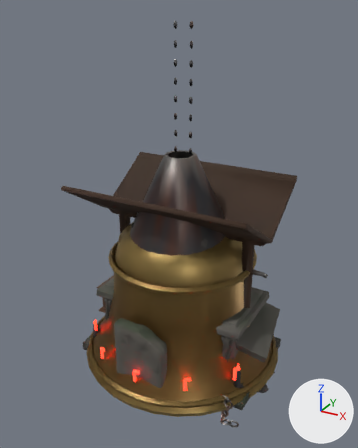
Renders of the glTF model juego/web/public/modelos/sangre/cosas.glb from each side of a commit.
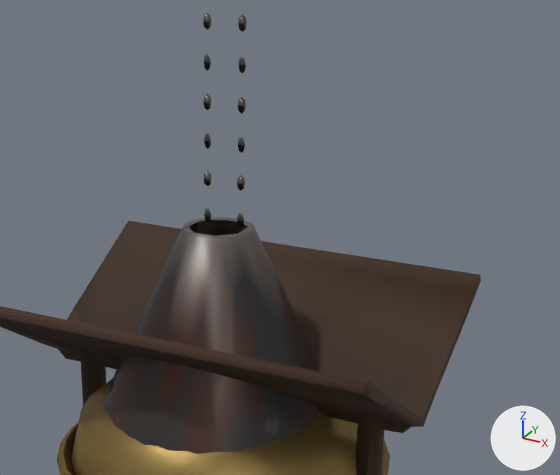
There are two pictures of each version: one whole from a camera (50 mm lens) standing at (2.21, -4.1, 3.59) and looking at (-0.01, -0.05, 1.57), one close up on the part from 23% to 93% of the width and 12% to 59% of the height. The axes (+X, +Y, +Z) are drawn at lower right. The lights are the same throughout. The older version's two pictures come first. Where no turn or scale is listed for an object, it has been applied to the vertices. Vertices at exactly the same position are counted once.

Before the edit, the objects in view are built like this:
```python
me_c_campana_extraccion_cuerpo = bpy.data.meshes.new('c_campana_extraccion.cuerpo')
me_c_campana_extraccion_cuerpo.from_pydata(...)  # 1283 vertices, 2506 faces; spans x -1.0..1.0, y -1.0..1.0, z -0.94..0.94
# faces by material slot: [2266, 240]
me_c_campana_extraccion_cuerpo.materials.append(mat_sg_metal)
me_c_campana_extraccion_cuerpo.materials.append(mat_sg_brillo_rojo)
me_c_forja_cuerpo = bpy.data.meshes.new('c_forja.cuerpo')
me_c_forja_cuerpo.from_pydata(...)  # 1816 vertices, 3487 faces; spans x -0.79..0.79, y -0.8..0.8, z -1.15..1.15
# faces by material slot: [1181, 259, 144, 1903]
me_c_forja_cuerpo.materials.append(mat_sg_base)
me_c_forja_cuerpo.materials.append(mat_sg_brillo_fuego)
me_c_forja_cuerpo.materials.append(mat_sg_brillo_ambar)
me_c_forja_cuerpo.materials.append(mat_sg_metal)
me_c_pozo_almas_cuerpo = bpy.data.meshes.new('c_pozo_almas.cuerpo')
me_c_pozo_almas_cuerpo.from_pydata(...)  # 1506 vertices, 2972 faces; spans x -0.9..0.9, y -0.72..0.72, z -1.0..1.0
# faces by material slot: [2338, 38, 288, 308]
me_c_pozo_almas_cuerpo.materials.append(mat_sg_base)
me_c_pozo_almas_cuerpo.materials.append(mat_sg_espectro)
me_c_pozo_almas_cuerpo.materials.append(mat_sg_brillo_azul)
me_c_pozo_almas_cuerpo.materials.append(mat_sg_metal)
ob_cuerpo_010 = bpy.data.objects.new('cuerpo.010', me_c_campana_extraccion_cuerpo)
ob_cuerpo_010.parent = ob_c_campana_extraccion
ob_cuerpo_010.location = (0.0, 0.0, 1.017)
ob_cuerpo_010.scale = (1.08, 1.08, 1.08)
ob_cuerpo_018 = bpy.data.objects.new('cuerpo.018', me_c_pozo_almas_cuerpo)
ob_cuerpo_018.parent = ob_c_pozo_almas
ob_cuerpo_018.location = (0.000156, -0.00616, 0.964)
ob_cuerpo_018.scale = (1.05, 1.05, 1.05)
ob_cuerpo_019 = bpy.data.objects.new('cuerpo.019', me_c_forja_cuerpo)
ob_cuerpo_019.location = (-0.179, 0.194, 1.141)
# also in view: 'extra_cadenas' at (0.0, 0.0, 2.72)
```
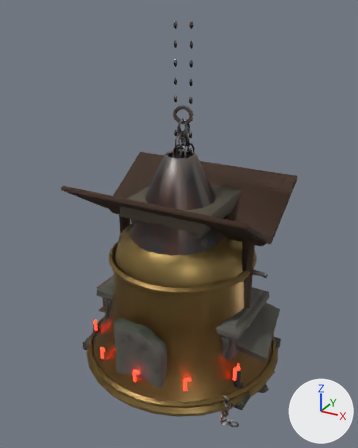
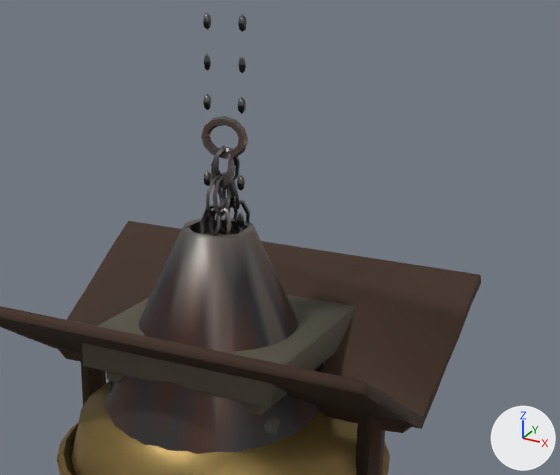
Where the change shows, as pixel boxes [x1, y1, x2, y2] in the close-ups (560 x 475 px; the box of a moved part takes in the faces that stretch with it):
'cuerpo.018', rescaled
    both: [0, 221, 481, 475]
'cuerpo.054', added
    after: [82, 295, 354, 415]
'cuerpo.051', added
    after: [200, 116, 250, 236]
part 1 of me_c_forja_cuerpo, moved or reshaped (not visible afterwards)
    before: [245, 233, 313, 434]

What changed in the scene script:
```text
Change me_c_forja_cuerpo:
    where me_c_forja_cuerpo.from_pydata(...)  # 1816 vertices, 3487 faces; spans x -0.79..0.79, y -0.8..0.8, z -1.15..1.15
    used by ob_cuerpo_019; location = (-0.179, 0.194, 1.141)
    me_c_forja_cuerpo part 1: 1 vertex removed from x 0.48, y -0.32, z 0.82; 1 vertex added at x 0.01, y -0.04, z 0.9
Add me_c_columna_hueso_cuerpo:
    me_c_columna_hueso_cuerpo.from_pydata(...)  # 2024 vertices, 4131 faces; spans x -0.48..0.48, y -0.46..0.46, z -0.93..0.93
    me_c_columna_hueso_cuerpo.materials.append(mat_sg_base)
Add me_c_ataud_suministros_cuerpo:
    me_c_ataud_suministros_cuerpo.from_pydata(...)  # 4752 vertices, 9096 faces; spans x -0.34..0.34, y -0.63..0.63, z -1.36..1.36
    # faces by material slot: [3496, 5576, 24]
    me_c_ataud_suministros_cuerpo.materials.append(mat_sg_base)
    me_c_ataud_suministros_cuerpo.materials.append(mat_sg_metal)
    me_c_ataud_suministros_cuerpo.materials.append(mat_sg_brillo_rojo)
Add ob_cuerpo_054:
    ob_cuerpo_054 = bpy.data.objects.new('cuerpo.054', me_c_columna_hueso_cuerpo)
    ob_cuerpo_054.location = (0.019, 0.0, 0.93)
Add ob_cuerpo_051:
    ob_cuerpo_051 = bpy.data.objects.new('cuerpo.051', me_c_ataud_suministros_cuerpo)
    ob_cuerpo_051.location = (0.0, 0.0, 1.392)
```
